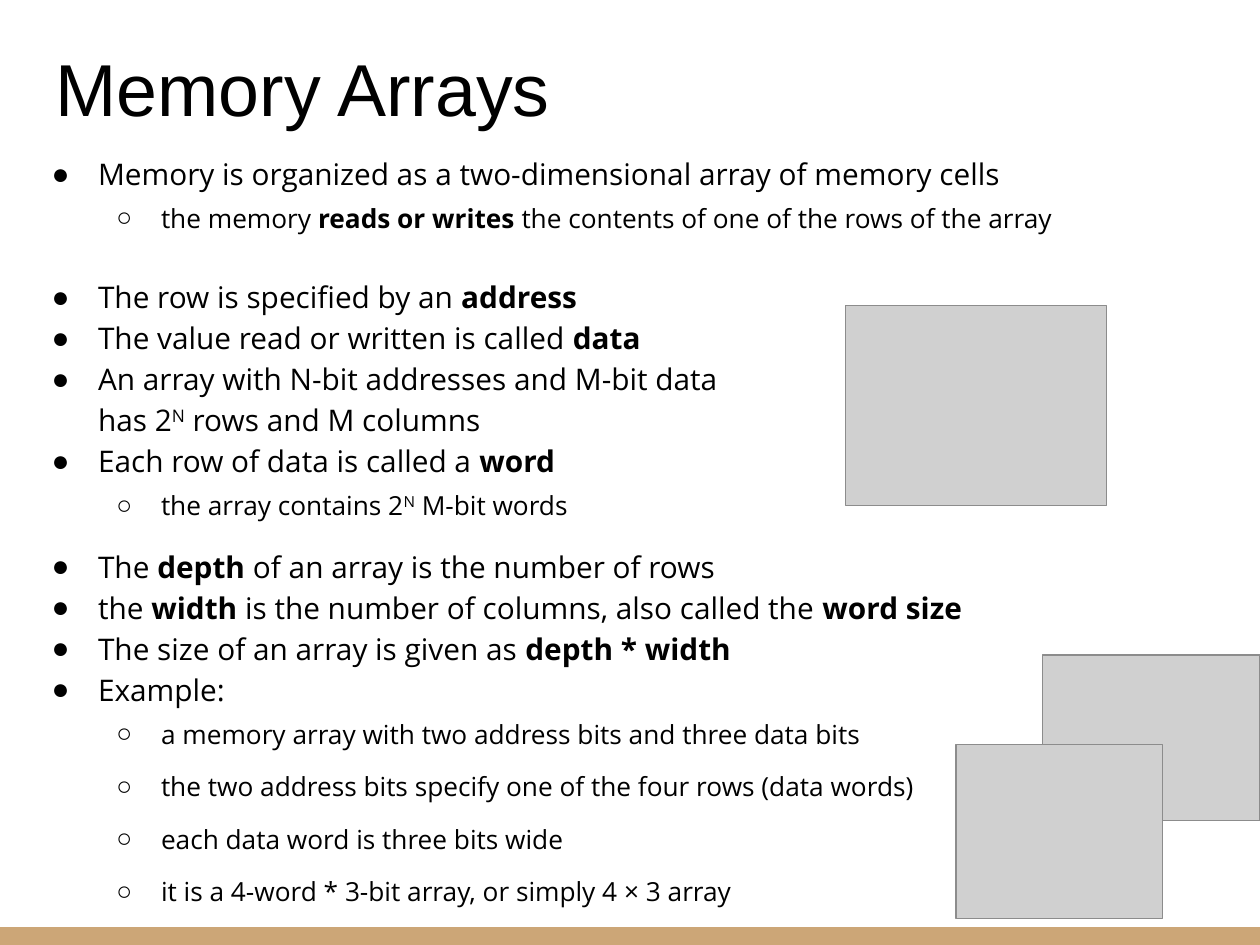
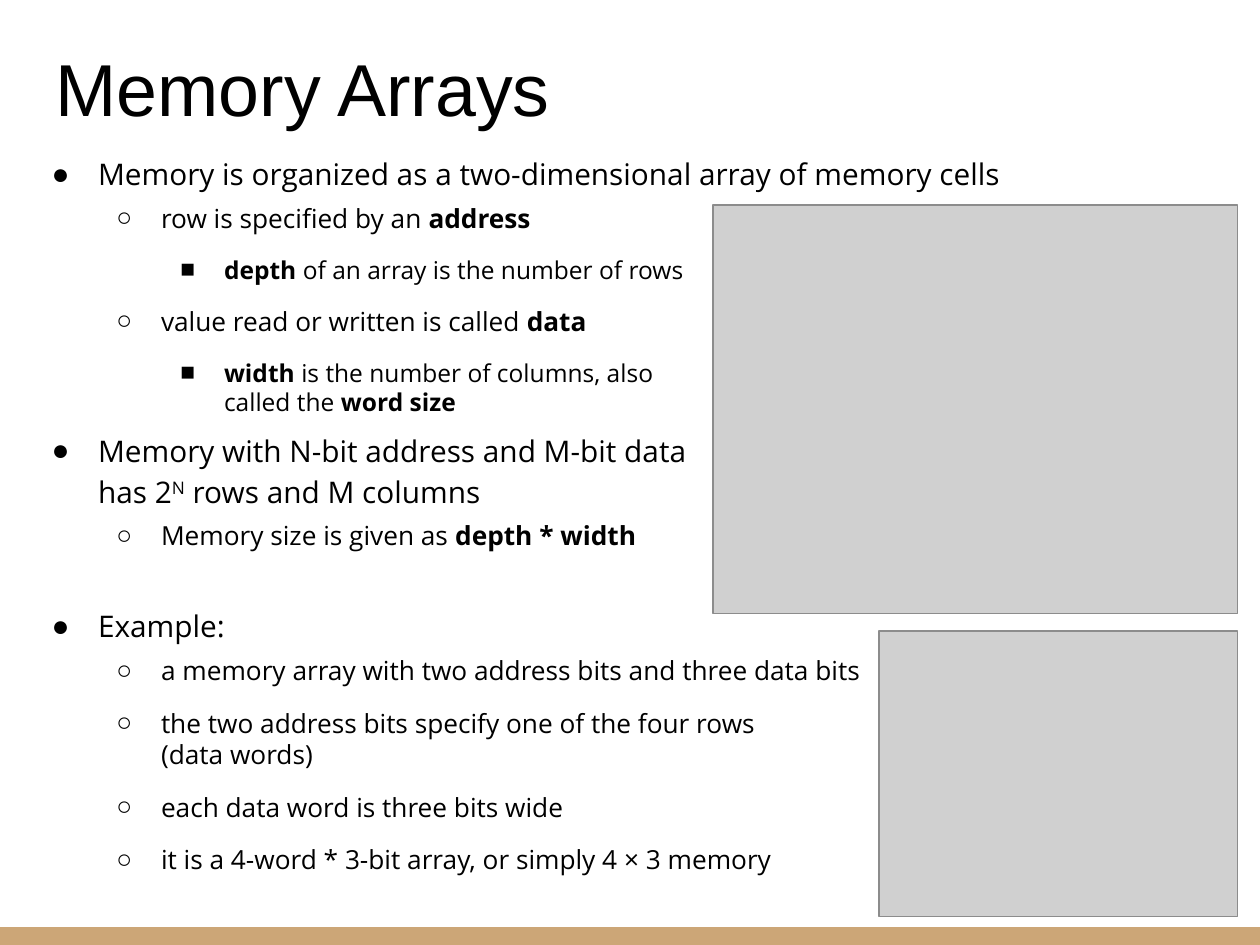
Before and after one commit to riccardoberta/esd, a slide deck: slide 11 of 10 - Sequential Building Blocks/10 - Sequential Building Blocks.pptx. Drawn at 1260x945 pixels with LibreOffice and Linux fonts; fonts in the diff are those of the drawing; grey boxes stand for pictures. Boxes give left, top, right and bottom in pixels: in the first picture for what was removed or moved away, otherwise in the second. Text is boxed around its words. In the diff, an @@ line names an element or a change of style, - is before the commit and + after.

```diff
--- a/10 - Sequential Building Blocks/10 - Sequential Building Blocks.pptx
+++ b/10 - Sequential Building Blocks/10 - Sequential Building Blocks.pptx
@@ text at [98, 208, 686, 552]: text changed; size 17 to 15 pt @@
-  ○ the memory reads or writes the contents of one of the rows of the array
-● The row is specified by an address
-● The value read or written is called data
-● An array with N-bit addresses and M-bit data
-  has 2N rows and M columns
-● Each row of data is called a word
-  ○ the array contains 2N M-bit words
-● The depth of an array is the number of rows
-● the width is the number of columns, also called the word size
-● The size of an array is given as depth * width
+  ○ row is specified by an address
+    ■ depth of an array is the number of rows
+  ○ value read or written is called data
+    ■ width is the number of columns, also
+      called the word size
+● Memory with N-bit address and M-bit data
+  has 2N rows and M columns
+  ○ Memory size is given as depth * width
@@ picture added at [713, 205, 1237, 614] @@
@@ picture removed at [845, 306, 1106, 507] @@
@@ picture added at [879, 631, 1237, 917] @@
@@ picture removed at [1042, 655, 1260, 820] @@
@@ picture removed at [956, 745, 1163, 919] @@
@@ text at [161, 849, 771, 876]: text changed @@
-  ○ it is a 4-word * 3-bit array, or simply 4 × 3 array
+  ○ it is a 4-word * 3-bit array, or simply 4 × 3 memory
```
Also in this commit, not shown: 19 other slides changed, 1 slide added, 2 slides removed, 20 other files.
